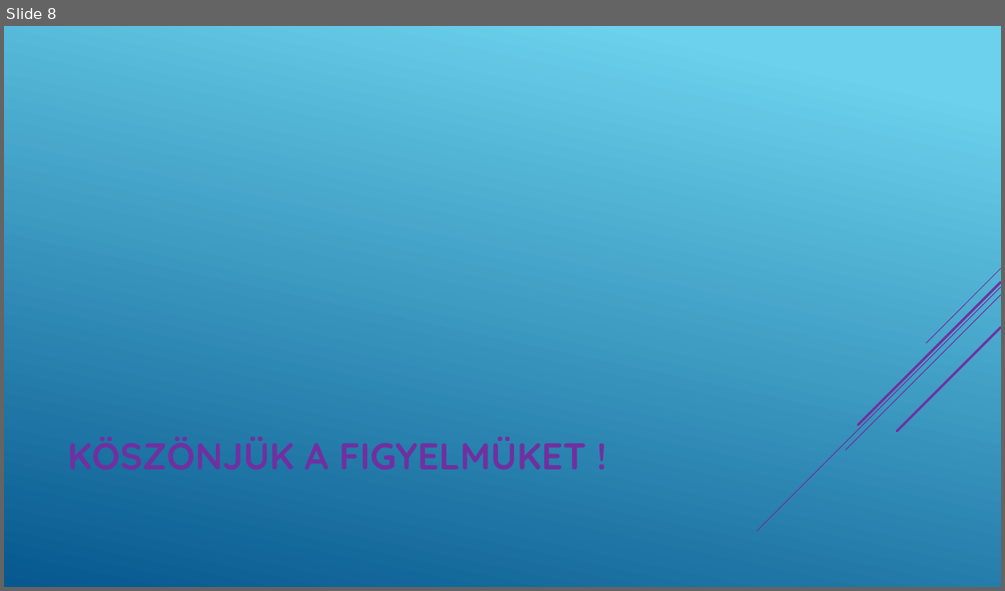
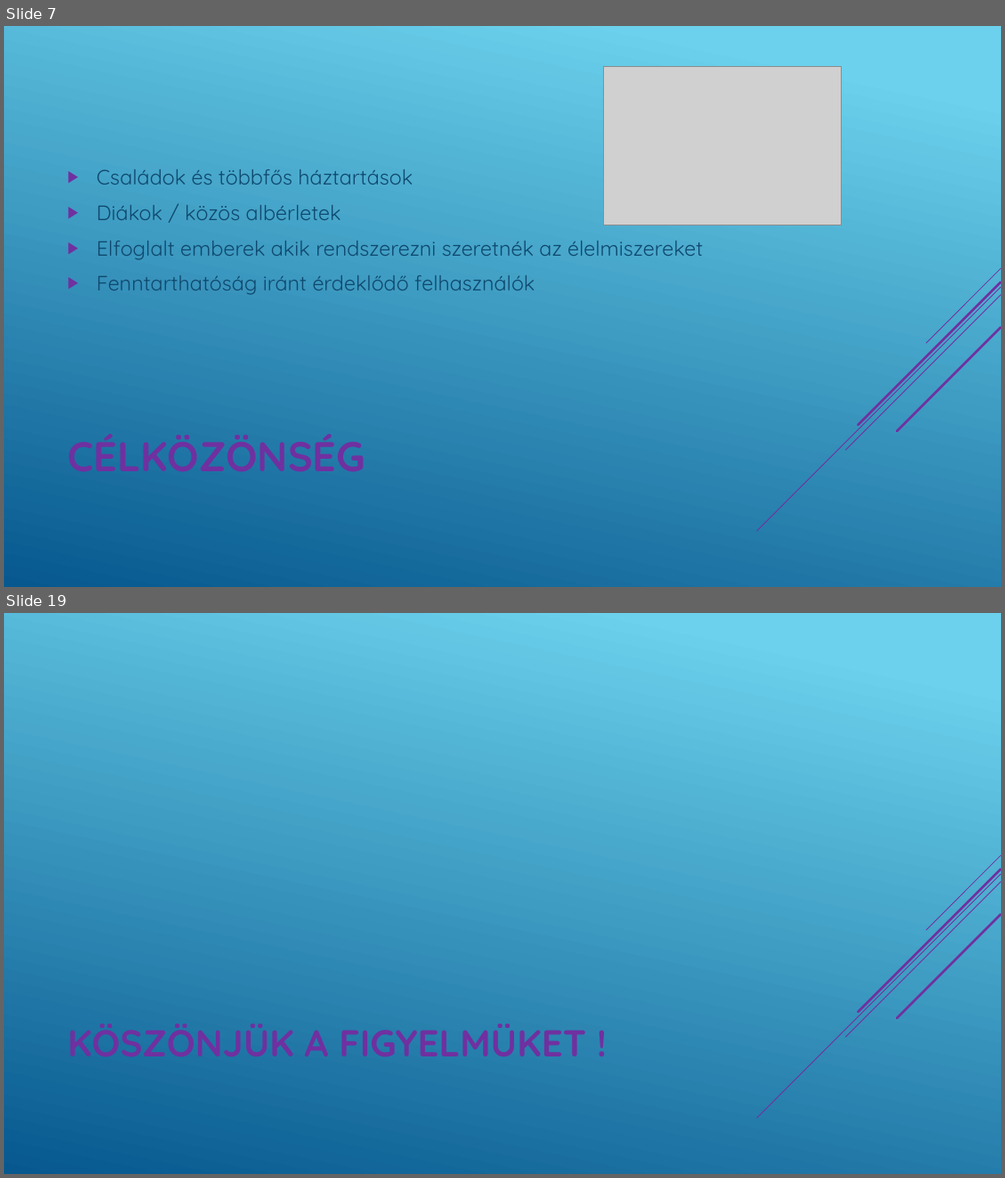
Before and after one commit to SutusRobert/13.S2_6_vizsgaelemek, a slide deck: PPT/Magic Fridge.pptx. Shown one above the other, each under a label of ours: slide 8 before the commit, slides 7 and 19 after it; the slides between them are not shown. The pictures are 1005x591 and 1005x1178 pixels, drawn with LibreOffice and Linux fonts; fonts in the diff are those of the drawing; grey boxes stand for pictures. Boxes give left, top, right and bottom in pixels: in the first picture for what was removed or moved away, otherwise in the second. Text is boxed around its words. In the diff, an @@ line names an element or a change of style, - is before the commit and + after.

```diff
--- a/PPT/Magic Fridge.pptx
+++ b/PPT/Magic Fridge.pptx
@@ slide 7 added at bbox=[4, 26, 1001, 587], background gradient #6ED2EB to #06588E; not listed: 5 template elements that a slide beside it also shows @@
@@ picture added at bbox=[604, 67, 841, 225] @@
@@ text added at bbox=[97, 169, 703, 295], 20 pt, text #0F496F @@
+▶ Családok és többfős háztartások
+▶ Diákok / közös albérletek
+▶ Elfoglalt emberek akik rendszerezni szeretnék az élelmiszereket
+▶ Fenntarthatóság iránt érdeklődő felhasználók
@@ what was slide 8 is now slide 19 @@
```
Also in this commit, not shown: 6 slides changed, 11 other slides added, 1 slide removed.
